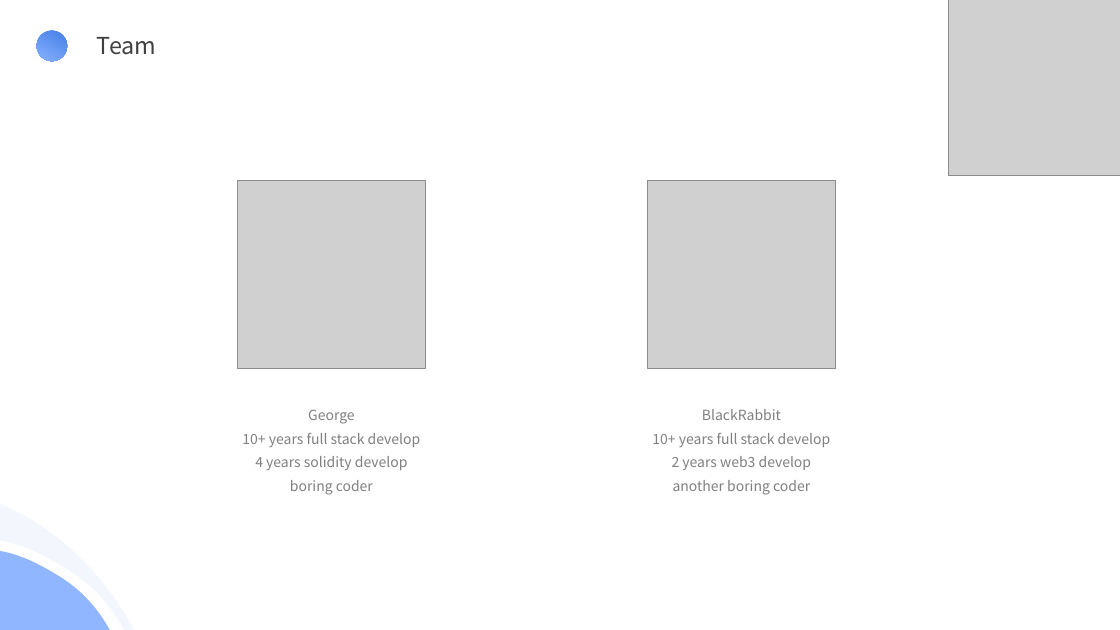
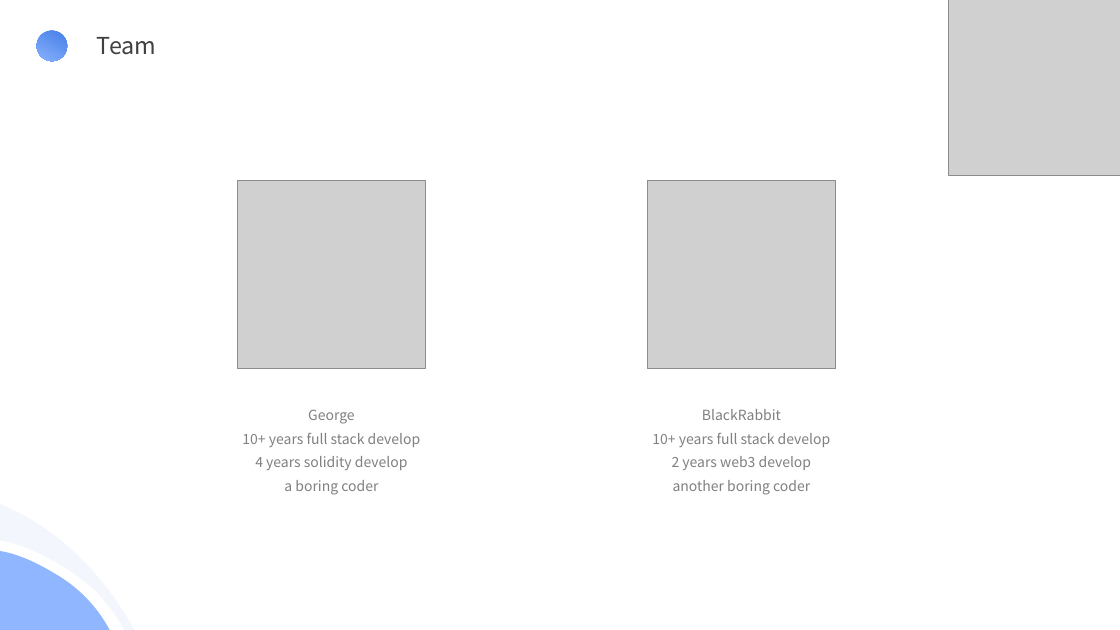
Before and after one commit to busyapedao/zkpayroll-contract, a slide deck: slide 9 of doc/zkpayroll.pptx. Drawn at 1120x630 pixels with LibreOffice and Linux fonts; fonts in the diff are those of the drawing; grey boxes stand for pictures. Boxes give left, top, right and bottom in pixels: in the first picture for what was removed or moved away, otherwise in the second. Text is boxed around its words. In the diff, an @@ line names an element or a change of style, - is before the commit and + after.

```diff
--- a/doc/zkpayroll.pptx
+++ b/doc/zkpayroll.pptx
@@ text at <box>284,480,378,495</box>: text changed @@
-boring coder
+a boring coder
```
Also in this commit, not shown: 7 other slides changed, 2 other files.
